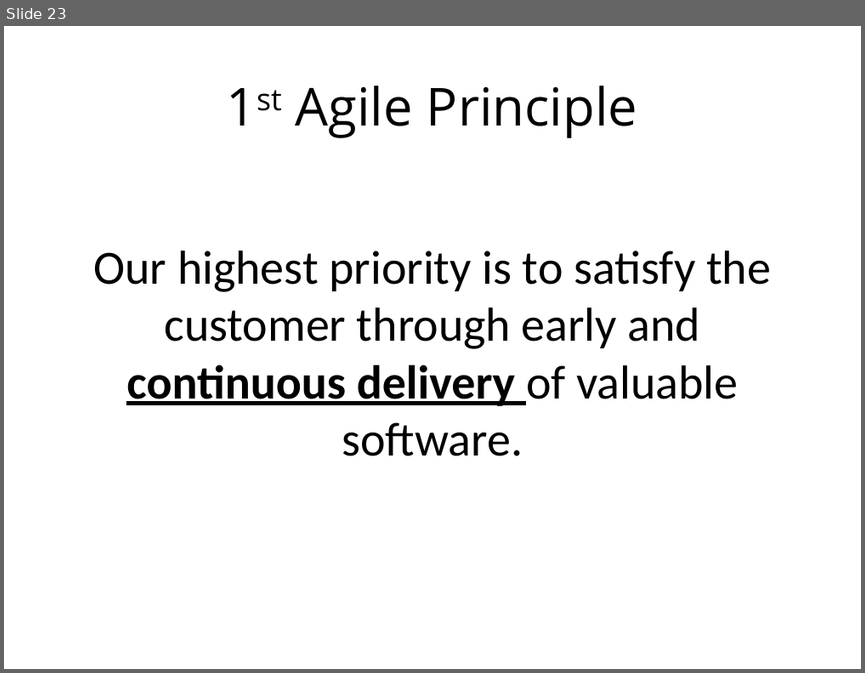
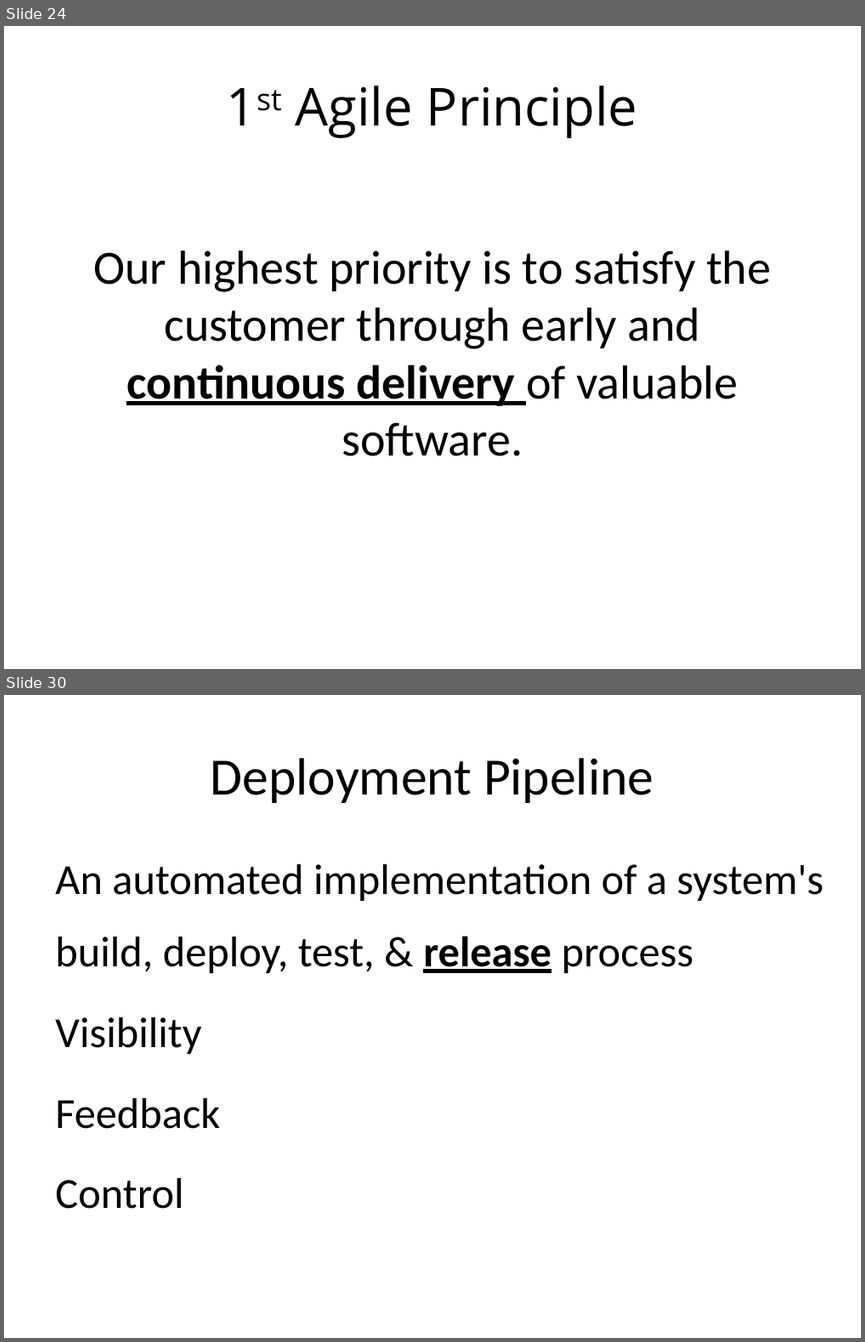
Before and after one commit to browngeek666/DevOpsPres, a slide deck: ALFDevOps.pptx. Shown one above the other, each under a label of ours: slide 23 before the commit, slides 24 and 30 after it; the slides between them are not shown. The pictures are 865x673 and 865x1342 pixels, drawn with LibreOffice and Linux fonts; fonts in the diff are those of the drawing. Boxes give left, top, right and bottom in pixels: in the first picture for what was removed or moved away, otherwise in the second. Text is boxed around its words. In the diff, an @@ line names an element or a change of style, - is before the commit and + after.

Commit message:
Completed 2nd Way - CD/Deployment Pipeline

```diff
--- a/ALFDevOps.pptx
+++ b/ALFDevOps.pptx
@@ slide 30 added at [4, 695, 861, 1338], background #FFFFFF @@
@@ title added at [211, 758, 653, 803], 44 pt, text #000000 @@
+Deployment Pipeline
@@ text added at [55, 864, 823, 1208], 36 pt, text #000000 @@
+An automated implementation of a system's build, deploy, test, & release process
+Visibility
+Feedback
+Control
@@ what was slide 23 is now slide 24 @@
```
Also in this commit, not shown: 2 slides changed, 15 other slides added.
